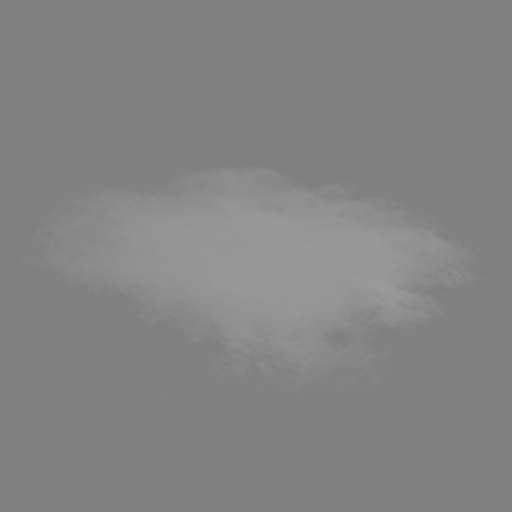
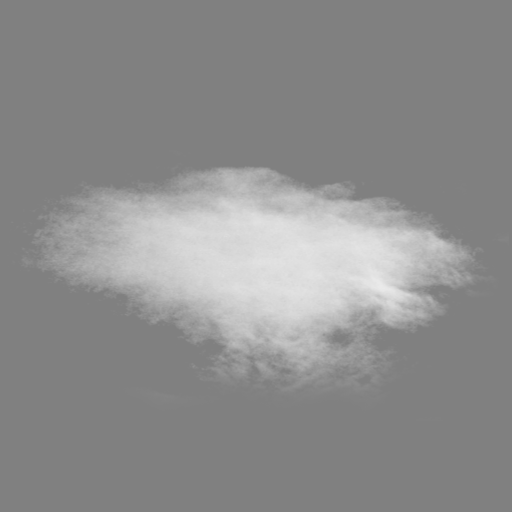
Layers edited between the first and the second 512 x 512 image:
"Cloud": opacity 25% → 100% over [11, 166, 509, 401]
